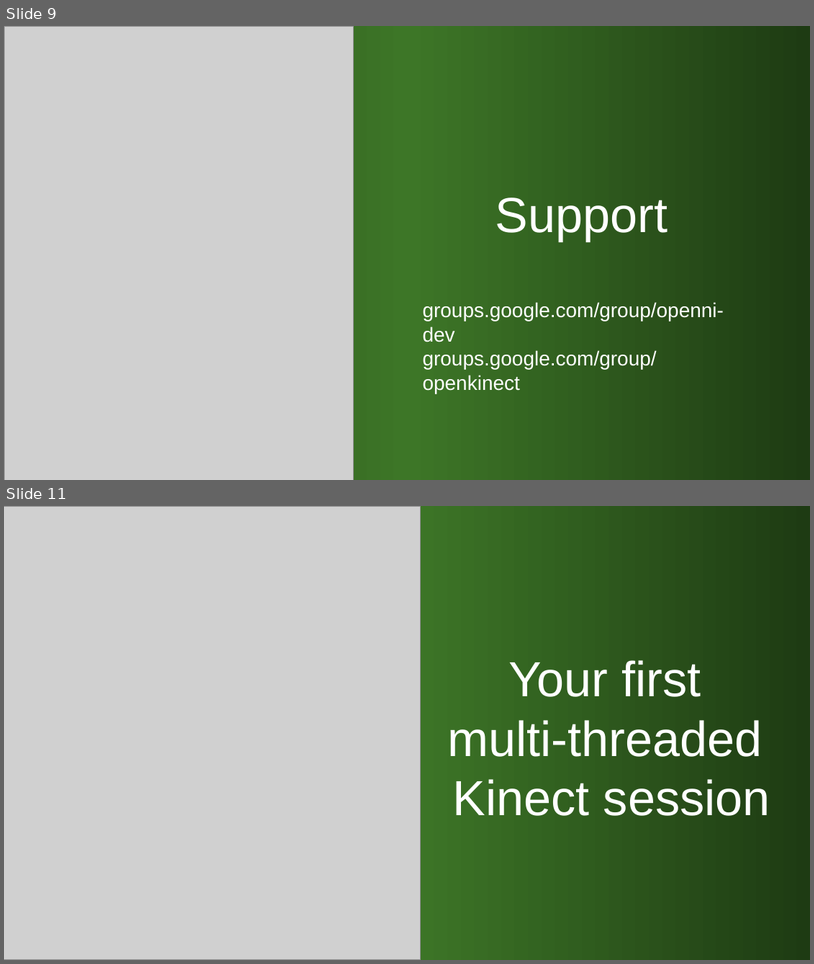
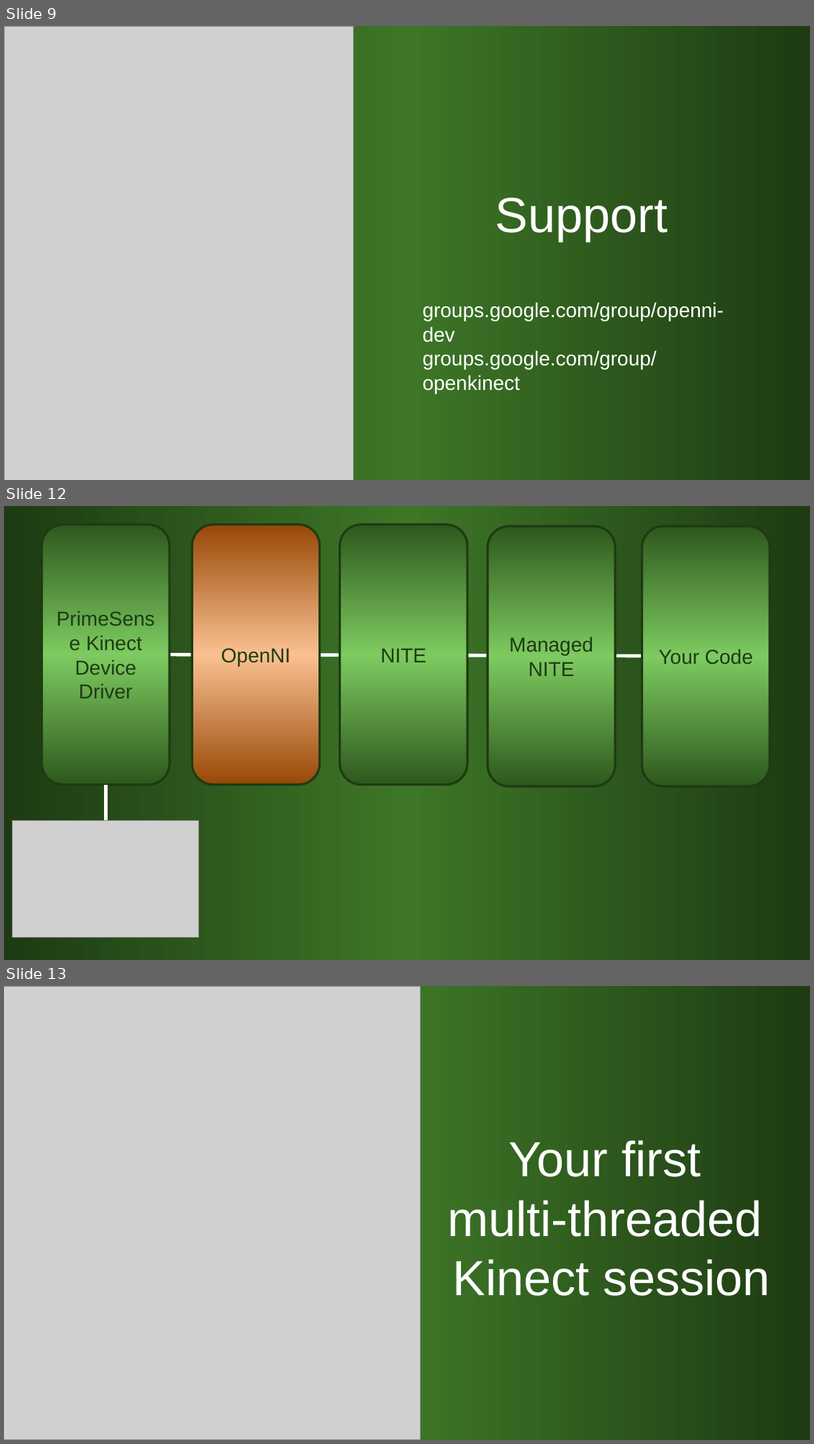
Before and after one commit to kindohm/kinect-nite-dev, a slide deck: slides/KinectDev.pptx. Shown one above the other, each under a label of ours: slides 9 and 11 before the commit, slides 9, 12 and 13 after it; the slides between them are not shown. The pictures are 814x964 and 814x1444 pixels, drawn with LibreOffice and Linux fonts; fonts in the diff are those of the drawing; grey boxes stand for pictures. Boxes give left, top, right and bottom in pixels: in the first picture for what was removed or moved away, otherwise in the second. Text is boxed around its words. In the diff, an @@ line names an element or a change of style, - is before the commit and + after.

```diff
--- a/slides/KinectDev.pptx
+++ b/slides/KinectDev.pptx
@@ slide 12 added at [4,506,810,960], background gradient #1E3B13 to #3D7627 @@
@@ rounded rectangle added at [42,525,170,784], fill gradient #2E591D to #7DCA60, outline #1E3B13 2 pt, 18 pt, text #1E3B13 @@
+PrimeSense Kinect Device Driver
@@ rounded rectangle added at [192,525,319,784], fill gradient #984807 to #FAC090, outline #1E3B13 2 pt, 18 pt, text #1E3B13 @@
+OpenNI
@@ rounded rectangle added at [340,525,468,784], fill gradient #2E591D to #7DCA60, outline #1E3B13 2 pt, 18 pt, text #1E3B13 @@
+NITE
@@ rounded rectangle added at [488,526,615,786], fill gradient #2E591D to #7DCA60, outline #1E3B13 2 pt, 18 pt, text #1E3B13 @@
+Managed NITE
@@ rounded rectangle added at [643,526,770,786], fill gradient #2E591D to #7DCA60, outline #1E3B13 2 pt, 18 pt, text #1E3B13 @@
+Your Code
@@ line added from (170, 654) to (770, 656), #FFFFFF 3 pt @@
@@ line added from (106, 821) to (106, 784), #FFFFFF 3 pt @@
@@ picture added at [13,821,199,937] @@
@@ what was slide 11 is now slide 13 @@
```
Also in this commit, not shown: 7 slides changed, 3 other slides added, 1 other file.
